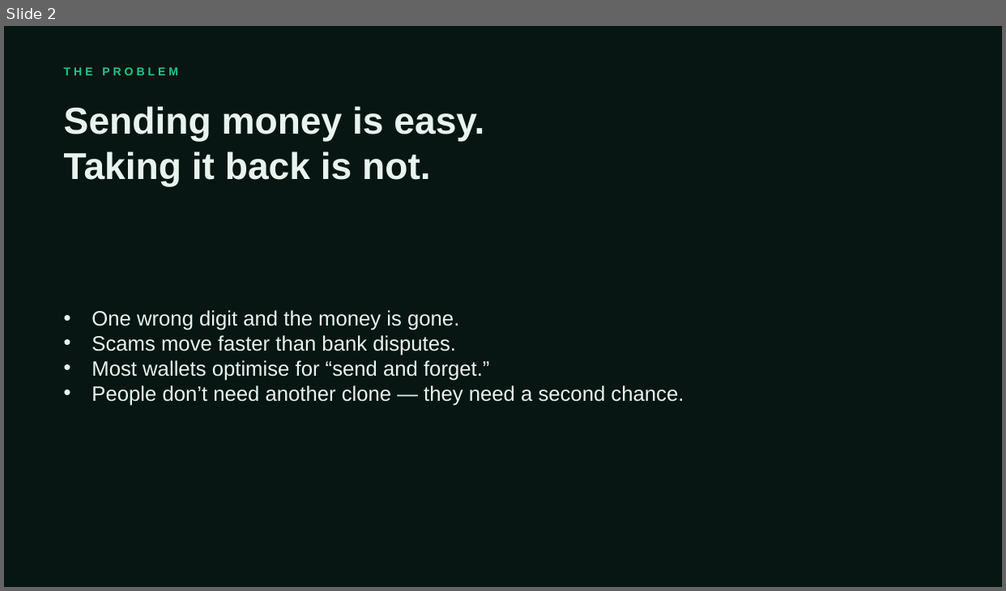
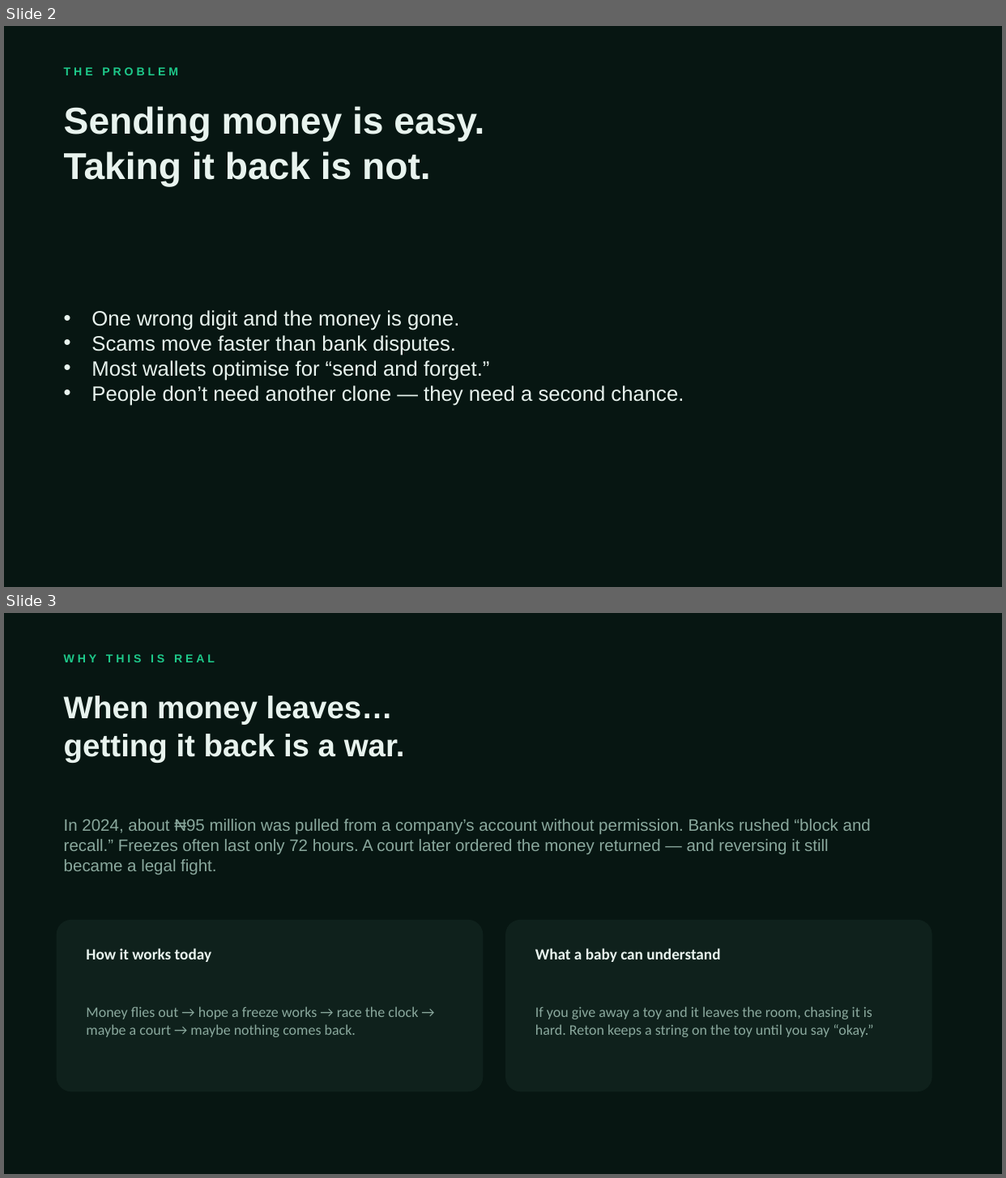
Before and after one commit to cloudflow247/reton, a slide deck: presentations/Reton-ALATPay-Buildathon-Pitch.pptx. Shown one above the other, each under a label of ours: slide 2 before the commit, slides 2 and 3 after it. The pictures are 1006x591 and 1006x1178 pixels, drawn with LibreOffice and Linux fonts; fonts in the diff are those of the drawing. Boxes give left, top, right and bottom in pixels: in the first picture for what was removed or moved away, otherwise in the second. Text is boxed around its words. In the diff, an @@ line names an element or a change of style, - is before the commit and + after.

Commit message:
Tie pitch deck to real Nigeria recall pain and regenerate exports.
Add plain-language slides on the 72-hour freeze gap and how Reton builds undo into the payment itself.

```diff
--- a/presentations/Reton-ALATPay-Buildathon-Pitch.pptx
+++ b/presentations/Reton-ALATPay-Buildathon-Pitch.pptx
@@ slide 3 added at (4,613,1002,1174), background #071612 @@
@@ text added at (64,654,215,662), 11 pt, text #1EC98A, bold @@
+WHY THIS IS REAL
@@ text added at (64,696,405,762), 30 pt, text #E8F3EE, bold @@
+When money leaves…
+getting it back is a war.
@@ text added at (64,819,871,875), 16 pt, text #8AA89D @@
+In 2024, about ₦95 million was pulled from a company’s account without permission. Banks rushed “block and recall.” Freezes often last only 72 hours. A court later ordered the money returned — and reversing it still became a legal fight.
@@ rounded rectangle added at (57,920,484,1093), fill #0F211C @@
@@ rounded rectangle added at (505,920,932,1093), fill #0F211C @@
@@ text added at (86,948,211,962), 15 pt, text #E8F3EE, bold @@
+How it works today
@@ text added at (535,948,720,962), 15 pt, text #E8F3EE, bold @@
+What a baby can understand
@@ text added at (86,1007,418,1037), 14 pt, text #8AA89D @@
+Money flies out → hope a freeze works → race the clock → maybe a court → maybe nothing comes back.
@@ text added at (535,1007,873,1037), 14 pt, text #8AA89D @@
+If you give away a toy and it leaves the room, chasing it is hard. Reton keeps a string on the toy until you say “okay.”
```
Also in this commit, not shown: 1 other slide added, 4 other files.
